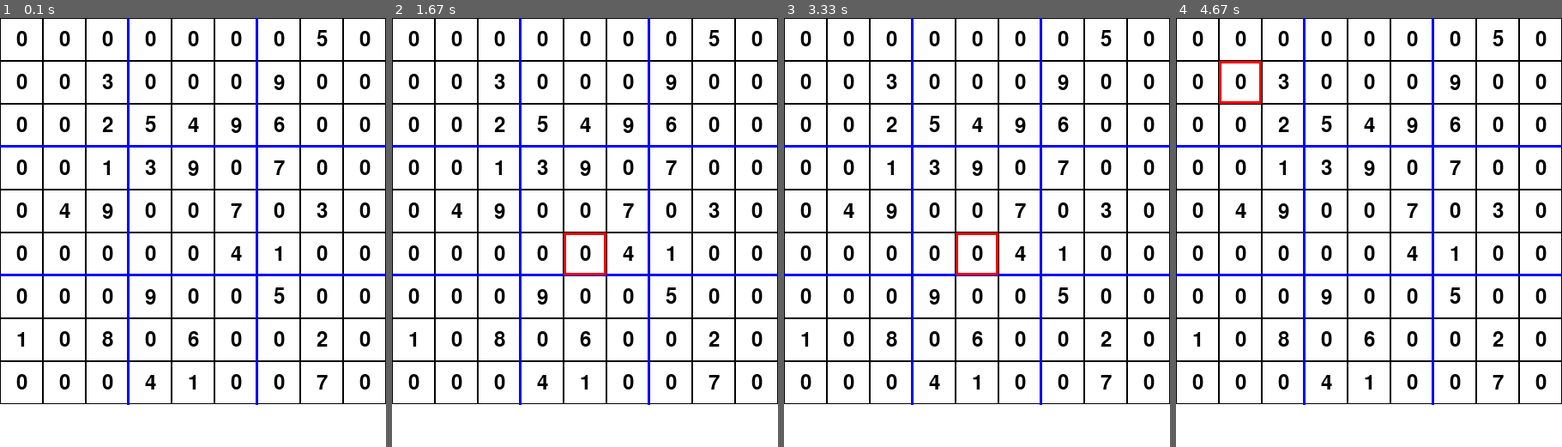
Above: before the commit, frames 1-4 (left to right).
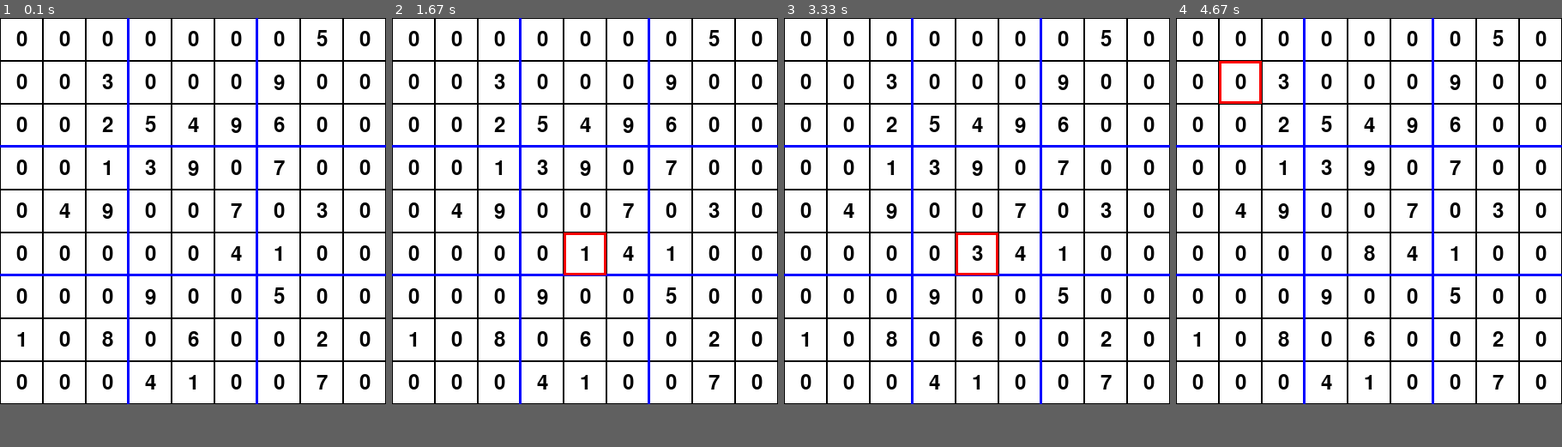
Above: after the commit, the same moments.

Repository: DYSTOpyy/suGOku
Game: pygame game, started from test_pygame_2.py
The game is run twice, just before and just after one commit, with the same random seed, the same clock (stepped at 60 frames per second) and the same inputs.
Inputs (mouse positions are in pixels of both pictures, inside the frame that each line leads up to):
- Up to frame 1 (0.1 s): no input
- Up to frame 2 (1.67 s): click (585, 236) at 0.88 s; tap 5 at 1.17 s; tap 1 at 1.5 s
- Up to frame 3 (3.33 s): tap 9 at 1.83 s; tap 2 at 2.17 s; tap 6 at 2.5 s; hold 3 2.83-3.3 s
- Up to frame 4 (4.67 s): tap 4 at 3.33 s; tap 7 at 3.67 s; hold 8 4-4.47 s; click (1253, 82) at 4.55 s
In our replay, the window is 450x500 before the commit and 450x450 after it. These sizes can differ from the game's own. Grey fills any space a smaller window leaves; there, only what the larger window draws over its background counts as a difference.

The runs differ from the first frame. In frame 1, less than 0.1% of the frame differs, in the area x 32-67%, y 90-91%; in frame 2, less than 0.1%, in the area x 32-67%, y 53-91%; in frame 3, less than 0.1%; in frame 4, less than 0.1%.

Commit message:
fonction maj compteur realisé en golang

Diff:
--- a/algorythm.py
+++ b/algorythm.py
@@ -206,7 +206,7 @@
     """
 
     if printNbSolution :
-        n = 3265920             # 9 factorielle * 9
+        n = factorial(TAILLE)*TAILLE             # "9 factorielle * 9"
         bar = tqdm(total=n)     # bar de progression
         n = algo_backtracking_multiples(grille, 0, 0, bar)
         bar.close()
--- a/test_pygame_2.py
+++ b/test_pygame_2.py
@@ -1,13 +1,16 @@
 import pygame
 from pygame.locals import *
 import numpy as np
+from math import *
+
+TAILLE = 9
+TAILLE_CASE = 50
+
+taille_grille = TAILLE * TAILLE_CASE
+
 pygame.init()
-
-fenetre = pygame.display.set_mode((450,500))        # mettre l'écran
+fenetre = pygame.display.set_mode((TAILLE_CASE*TAILLE, TAILLE_CASE*TAILLE))        # mettre l'écran
 continuer = True
-nb_cases_cote = 9
-TAILLE = 9
-TAILLE_CASE = min(fenetre.get_size()) / nb_cases_cote # min renvoie la valeur minimale d'une liste, ici la dimension de la fenêtre
 
 def highlight (x,y) :
 
@@ -29,15 +32,27 @@
              [0, 0, 0, 0, 0, 0, 0, 0, 0, 0,],
              [0, 0, 0, 0, 0, 0, 0, 0, 0, 0,]]
 
-print(TAILLE_CASE)
+masque = np.copy(grille)
 
 font = pygame.font.SysFont("",35)
-flag = 0
+selection_case = 0
+selected_x, selected_y = 0, 0
+
+def change_case (valeur, x, y) :
+
+    x = x // TAILLE_CASE
+    y = y // TAILLE_CASE
+
+    if masque[0][x][y] == 0 :
+        grille[0][x][y] = valeur
+
 while continuer:
+
     fenetre.fill((255,255,255))
 
     events = pygame.event.get()
     for event in events:
+
         if event.type == QUIT:
             continuer = False
             # mettre la sauvegarde ici !!
@@ -46,7 +61,30 @@
             # récuperer les coords et selon elle,
         if event.type == MOUSEBUTTONDOWN:
             selected_x, selected_y = pygame.mouse.get_pos()
-            flag = 1
+            if (0 <= selected_x and selected_x <= taille_grille) and (0 <= selected_y and selected_y <= taille_grille) :
+                selection_case = 1
+            else :
+                selection_case = 0
+        if event.type == pygame.KEYUP and selection_case:
+                if event.key == pygame.K_1 or event.key == pygame.K_KP1:
+                    change_case(1, selected_x, selected_y)
+                elif event.key == pygame.K_2 or event.key == pygame.K_KP2:
+                    change_case(2, selected_x, selected_y)
+                elif event.key == pygame.K_3 or event.key == pygame.K_KP3:
+                    change_case(3, selected_x, selected_y)
+                elif event.key == pygame.K_4 or event.key == pygame.K_KP4:
+                    change_case(4, selected_x, selected_y)
+                elif event.key == pygame.K_5 or event.key == pygame.K_KP5:
+                    change_case(5, selected_x, selected_y)
+                elif event.key == pygame.K_6 or event.key == pygame.K_KP6:
+                    change_case(6, selected_x, selected_y)
+                elif event.key == pygame.K_7 or event.key == pygame.K_KP7:
+                    change_case(7, selected_x, selected_y)
+                elif event.key == pygame.K_8 or event.key == pygame.K_KP8:
+                    change_case(8, selected_x, selected_y)
+                elif event.key == pygame.K_9 or event.key == pygame.K_KP9:
+                    change_case(9, selected_x, selected_y)
+
 
     for x in range(TAILLE):  # ligne
         for y in range(TAILLE):  # colonne
@@ -57,12 +95,14 @@
             lettre_rect.center = [x*TAILLE_CASE + 1/2*TAILLE_CASE, y*TAILLE_CASE + 1/2*TAILLE_CASE] # mise du centre du rect au milieu de la case
             fenetre.blit( lettre , lettre_rect ) # on blit le tout
 
-    pygame.draw.line(fenetre, [0,0,255], [TAILLE_CASE*3-1, 0], [ TAILLE_CASE*3-1, TAILLE_CASE*TAILLE], 3)
-    pygame.draw.line(fenetre, [0,0,255], [ TAILLE_CASE*TAILLE, TAILLE_CASE*3-1], [ 0 , TAILLE_CASE*3-1], 3)
-    pygame.draw.line(fenetre, [0,0,255], [TAILLE_CASE*6-1, 0], [ TAILLE_CASE*6-1, TAILLE_CASE*TAILLE], 3)
-    pygame.draw.line(fenetre, [0,0,255], [ TAILLE_CASE*TAILLE, TAILLE_CASE*6-1], [ 0 , TAILLE_CASE*6-1], 3)
+    # Dessin des 4 lignes séparant les blocs
 
-    if flag == 1:
+    for nb in range (1, int(sqrt(TAILLE))) :
+        pygame.draw.line(fenetre, [0,0,255], [TAILLE_CASE*int(nb*sqrt(TAILLE))-1, 0], [ TAILLE_CASE*int(nb*sqrt(TAILLE))-1, TAILLE_CASE*TAILLE], 3)
+        pygame.draw.line(fenetre, [0,0,255], [ TAILLE_CASE*TAILLE, TAILLE_CASE*int(nb*sqrt(TAILLE))-1], [ 0 , TAILLE_CASE*int(nb*sqrt(TAILLE))-1], 3)
+
+
+    if selection_case:
         highlight(selected_x, selected_y)
 
     pygame.display.flip()
Not shown, added: go.mod
Not shown, added: test.go
